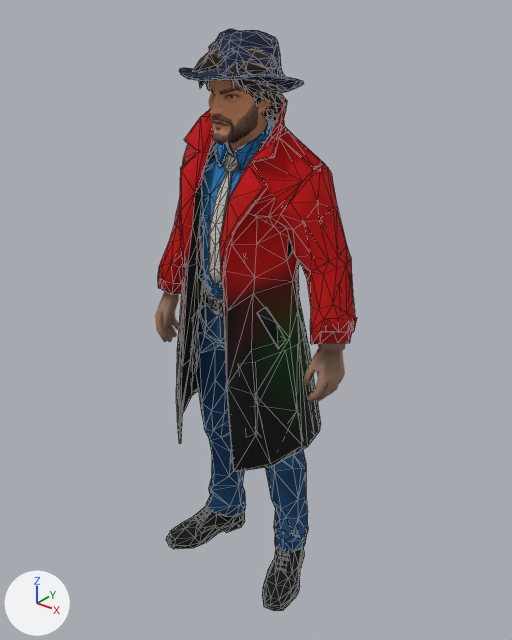
The glTF model ASSETS/MODELS/official/AGENT_MALE_LIGHT.glb as it was, and as the next commit left it.
The view is the same before and after, from a 50 mm camera at (0.714, -0.858, 1.076) aimed at (0.018, 0.012, 0.536). The axes (+X, +Y, +Z) are drawn at lower left. The lights are the same throughout. The older version comes first. Mesh edges are drawn as thin lines on the coarser meshes. Vertices at exactly the same position are counted once.

Script lines for the objects in view, before the commit:
```python
me_outfit_coat = bpy.data.meshes.new('Outfit_Coat')
me_outfit_coat.from_pydata(...)  # 566 vertices, 1014 faces; spans x -0.21..0.206, y -0.11..0.121, z 0.304..0.91
me_outfit_coat.materials.append(mat_coat_tex)
me_outfit_tie = bpy.data.meshes.new('Outfit_Tie')
me_outfit_tie.from_pydata(...)  # 77 vertices, 150 faces; spans x -0.019..0.019, y -0.073..-0.014, z 0.621..0.828
me_outfit_tie.materials.append(mat_outfit_tie_tex)  # picture img_male_outfit_tie
me_outfit_trousers = bpy.data.meshes.new('Outfit_Trousers')
me_outfit_trousers.from_pydata(...)  # 302 vertices, 600 faces; spans x -0.119..0.118, y -0.061..0.083, z 0.04..0.632
me_outfit_trousers.materials.append(mat_outfit_trousers_tex)  # picture img_male_outfit_trousers
ob_outfit_coat = bpy.data.objects.new('Outfit_Coat', me_outfit_coat)
ob_outfit_coat.location = (0.0, 0.0, 0.0)
ob_outfit_tie = bpy.data.objects.new('Outfit_Tie', me_outfit_tie)
ob_outfit_tie.location = (0.0, 0.0, 0.0)
ob_outfit_trousers = bpy.data.objects.new('Outfit_Trousers', me_outfit_trousers)
ob_outfit_trousers.location = (0.0, 0.0, 0.0)
# also in view: 'Outfit_Trousers_Coated' at (0.0, 0.011, 0.336); 'Outfit_Hat' at (0.0, -0.002, 0.959); 'Body_Head' at (0.0, -0.009, 0.9); 'Outfit_Shirt' at (0.001, 0.013, 0.717); 'Body_Hands' at (0.0, 0.004, 0.512)
```
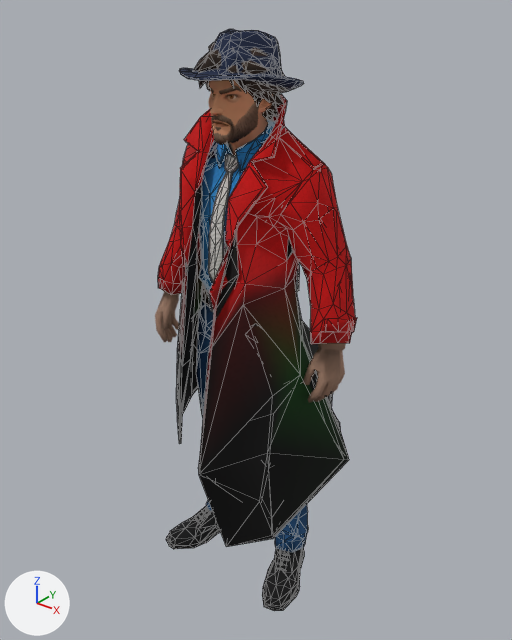
The newer file adds a shape key; the second version is drawn at full value of the shape key 'CrouchFix_f16' of 'Outfit_Coat', and the change is written as the vertex moves it makes.

Patch to the scene script:
```diff
--- a/ASSETS/MODELS/official/AGENT_MALE_LIGHT.glb.py
+++ b/ASSETS/MODELS/official/AGENT_MALE_LIGHT.glb.py
@@ me_outfit_coat @@
 # used by ob_outfit_coat; location = (0.0, 0.0, 0.0)
-me_outfit_coat.from_pydata(...)  # 566 vertices, 1014 faces; spans x -0.21..0.206, y -0.11..0.121, z 0.304..0.91
+me_outfit_coat.from_pydata(...)  # 566 vertices, 1014 faces; spans x -0.21..0.206, y -0.253..0.203, z 0.216..0.91
+# me_outfit_coat part 1: 102 of 566 vertices moved; they spanned x -0.136..0.141, y -0.109..0.121, z 0.305..0.719 and now span x -0.123..0.2, y -0.253..0.203, z 0.216..0.727; mean shift (0.029, -0.025, -0.005); largest move (0.069, -0.067, 0.456) -> (0.128, -0.223, 0.381)
 me_outfit_coat.materials.append(mat_coat_tex)
```

What differs and where, as boxes (x1, y1, x2, y2) in the pictures (512 x 640 px; the box of a moved part takes in the faces that stretch with it):
'Outfit_Coat', reshaped (20% taller): before (158, 94, 357, 472); after (158, 94, 357, 547)
part 1 of me_outfit_coat, moved or reshaped: before (192, 200, 321, 472); after (192, 200, 349, 547)
'Outfit_Trousers', unchanged, covered by the edit: (196, 304, 308, 552) in both
